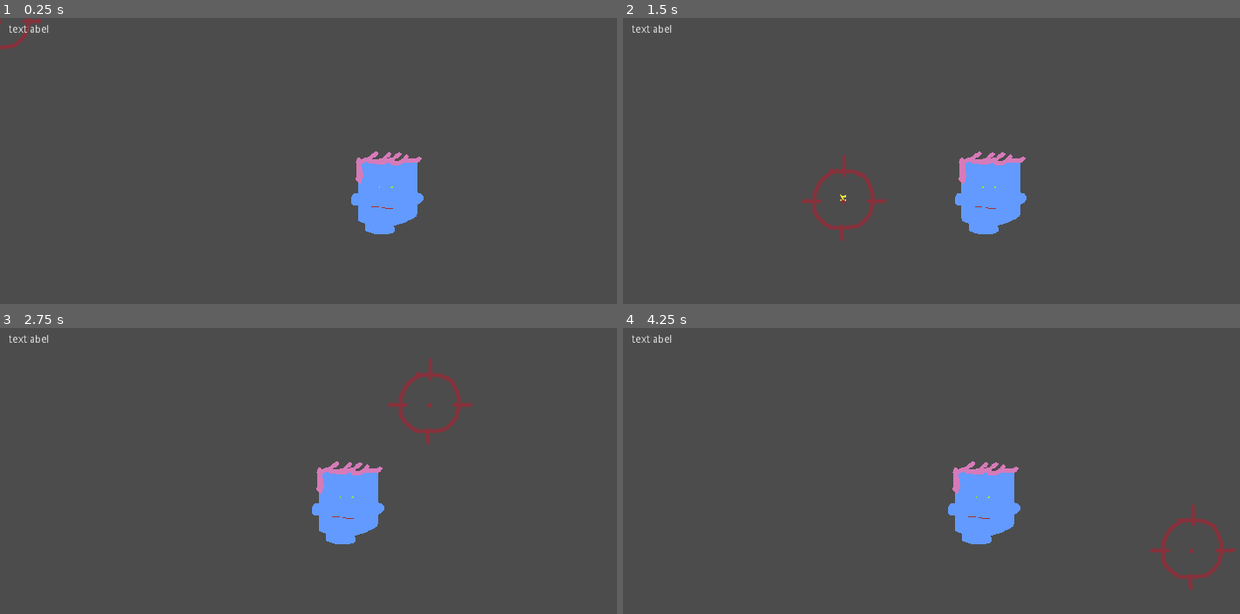
Above: before the commit, frames 1-4 (two rows, left to right).
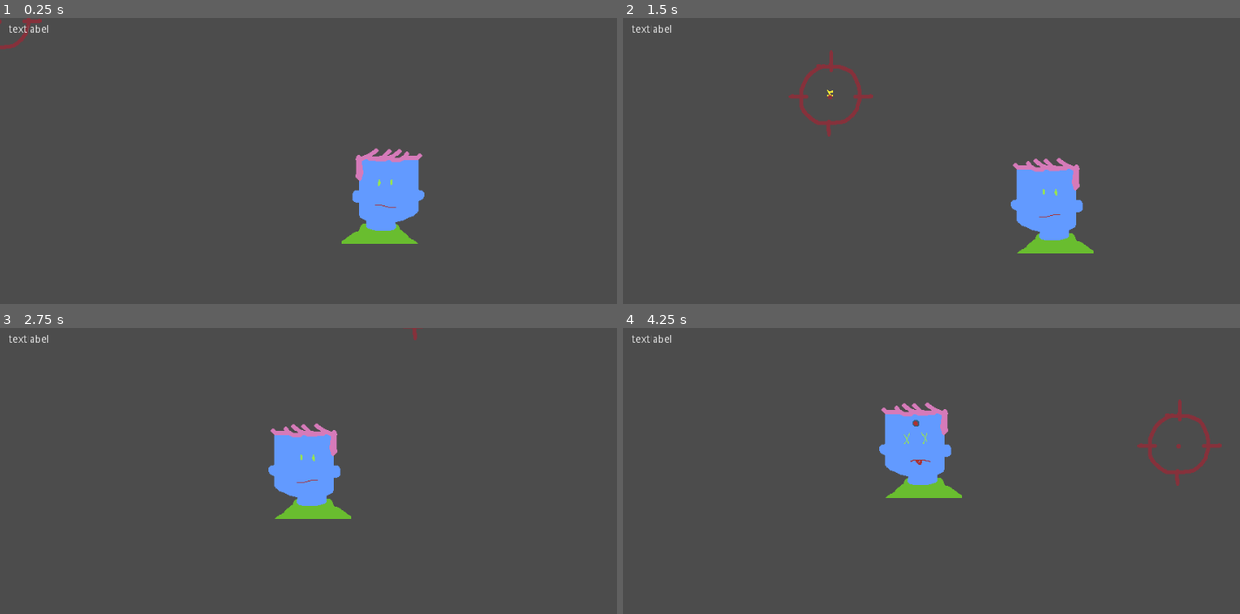
Above: after the commit, the same moments.

Repository: skarnl/godot--gwj31
Game: Godot game, scene res://screens/splash.tscn
Two runs of this game, one before a commit and one after it. Both use one fixed random seed, a clock stepped at 60 frames per second and the inputs below.
Inputs (mouse positions are in pixels of both pictures, inside the frame that each line leads up to):
- Up to frame 1 (0.25 s): no input
- Up to frame 2 (1.5 s): tap Enter at 0.5 s; move the mouse to (1122, 195) at 0.52 s; click (1122, 195) at 0.67 s; move the mouse to (832, 232) at 1.27 s; click (832, 232) at 1.42 s
- Up to frame 3 (2.75 s): move the mouse to (419, 436) at 2.02 s; click (419, 436) at 2.17 s
- Up to frame 4 (4.25 s): move the mouse to (937, 602) at 2.77 s; click (937, 602) at 2.92 s; move the mouse to (1178, 582) at 3.52 s; click (1178, 582) at 3.67 s

The runs differ from the first frame. In frame 1, 1.0% of the frame differs, in the area x 55-69%, y 45-79%; in frame 2, 6.4%; in frame 3, 5.4%; in frame 4, 6.7%, in the area x 41-100%, y 25-92%.

Commit message:
Add target with different states and random walking

Diff:
--- a/entities/target.gd
+++ b/entities/target.gd
@@ -10,28 +10,57 @@
 var current_movement_state = MovementStates.IDLE
 var current_alert_state = AlertnessStates.IGNORANT
 
+var walkToPoint: Vector2 = Vector2.ZERO
+var random = RandomNumberGenerator.new()
+
 func _ready():
-	pass
+	random.randomize()
+	$sprite.play('walk')
+	$ChangeDirectionTimer.connect('timeout', self, '_on_ChangeDirectionTimer_timeout')
+	_on_ChangeDirectionTimer_timeout()
 
 func _process(event) -> void:
-	if (counter > 20):
-		direction = -1
+#	if state is walking
+	walk()
 
-	if (counter < -20):
-		direction = 1
+func walk() -> void:
+	if (global_position.distance_to(walkToPoint) > movementSpeed):
+		var motion = (walkToPoint - global_position)
+		position += (motion.normalized() * movementSpeed)
+	else:
+		changeWalkToPoint()
 
-	counter += direction
 
-	position.x += direction * movementSpeed
+func _on_ChangeDirectionTimer_timeout() -> void:
+	changeWalkToPoint()
 
-func stopMoving() -> void:
-	set_process(false)
+
+func changeWalkToPoint() -> void:
+	print('_on_ChangeDirectionTimer_timeout')
+
+#	prob add a border
+	var screen_size = get_viewport().size
+
+	var xpos: int = random.randi_range(0, screen_size.x)
+	var ypos: int = random.randi_range(0, screen_size.y)
+
+	walkToPoint = Vector2(xpos, ypos)
+
+	var motion = (walkToPoint - global_position)
+	var flip = motion.normalized().x < 0
+	$sprite.flip_h = flip
+
 
 func is_hit(bulletPosition: Vector2) -> bool:
-	var targetWidth = $face.texture.get_width()
-	var targetHeight = $face.texture.get_height()
+	var targetWidth = 126
+	var targetHeight = 146
 
 	var hitHorizontal = bulletPosition.x > position.x - targetWidth / 2 && bulletPosition.x < position.x + targetWidth/2
 	var hitVertical = bulletPosition.y > position.y  - targetHeight / 2 && bulletPosition.y < position.y + targetHeight/2
 
 	return hitHorizontal && hitVertical
+
+
+func hit() -> void:
+	set_process(false)
+	$sprite.play('dead')
--- a/entities/target.tscn
+++ b/entities/target.tscn
@@ -1,26 +1,55 @@
-[gd_scene load_steps=6 format=2]
+[gd_scene load_steps=8 format=2]
 
-[ext_resource path="res://art/target/head.png" type="Texture" id=1]
+[ext_resource path="res://art/target/target.png" type="Texture" id=1]
 [ext_resource path="res://entities/target.gd" type="Script" id=2]
-[ext_resource path="res://art/target/hat.png" type="Texture" id=3]
-[ext_resource path="res://art/target/mouth.png" type="Texture" id=4]
-[ext_resource path="res://art/target/eyes.png" type="Texture" id=5]
 
-[node name="Player" type="Node2D"]
+[sub_resource type="AtlasTexture" id=1]
+flags = 4
+atlas = ExtResource( 1 )
+region = Rect2( 0, 0, 126, 146 )
+
+[sub_resource type="AtlasTexture" id=2]
+flags = 4
+atlas = ExtResource( 1 )
+region = Rect2( 0, 146, 126, 146 )
+
+[sub_resource type="AtlasTexture" id=3]
+flags = 4
+atlas = ExtResource( 1 )
+region = Rect2( 0, 292, 126, 146 )
+
+[sub_resource type="AtlasTexture" id=4]
+flags = 4
+atlas = ExtResource( 1 )
+region = Rect2( 126, 292, 126, 146 )
+
+[sub_resource type="SpriteFrames" id=5]
+animations = [ {
+"frames": [ SubResource( 1 ) ],
+"loop": true,
+"name": "idle",
+"speed": 5.0
+}, {
+"frames": [ SubResource( 2 ) ],
+"loop": true,
+"name": "dead",
+"speed": 5.0
+}, {
+"frames": [ SubResource( 3 ), SubResource( 4 ) ],
+"loop": true,
+"name": "walk",
+"speed": 5.0
+} ]
+
+[node name="Target" type="Node2D"]
 position = Vector2( 489, 241 )
 script = ExtResource( 2 )
 
-[node name="face" type="Sprite" parent="."]
-texture = ExtResource( 1 )
+[node name="sprite" type="AnimatedSprite" parent="."]
+frames = SubResource( 5 )
+animation = "walk"
+frame = 1
 
-[node name="eyes" type="Sprite" parent="."]
-position = Vector2( 1.75, -29.5 )
-texture = ExtResource( 5 )
-
-[node name="mouth" type="Sprite" parent="."]
-position = Vector2( 0, 8 )
-texture = ExtResource( 4 )
-
-[node name="hat" type="Sprite" parent="."]
-position = Vector2( 1.25, -34.75 )
-texture = ExtResource( 3 )
+[node name="ChangeDirectionTimer" type="Timer" parent="."]
+wait_time = 3.0
+autostart = true
--- a/screens/game/game.gd
+++ b/screens/game/game.gd
@@ -2,8 +2,8 @@
 
 var random = RandomNumberGenerator.new()
 
-var screen_size = Vector2.ZERO
 var aimingOffset: Vector2 = Vector2.ZERO
+var OFFSET_RANGE = 200
 
 var DEBUG = OS.is_debug_build()
 
@@ -12,11 +12,10 @@
 func _ready():
 	random.randomize()
 
-	screen_size = get_viewport().size
 	_init_random_offset()
 
 func _init_random_offset():
-	aimingOffset = Vector2(random.randi_range(-100, 100), random.randi_range(-100, 100))
+	aimingOffset = Vector2(random.randi_range(-1 * OFFSET_RANGE, OFFSET_RANGE), random.randi_range(-1 * OFFSET_RANGE, OFFSET_RANGE))
 
 	$DebugCrosshair.aimingOffset = aimingOffset
 
@@ -25,10 +24,7 @@
 		if (event.pressed):
 			var adjustedAimPosition = event.position + aimingOffset
 
-			if (!_check_if_hit(adjustedAimPosition)):
+			if (!$Target.is_hit(adjustedAimPosition)):
 				$ClickSpots.spawnMissedShot(adjustedAimPosition)
 			else:
-				$Target.stopMoving()
-
-func _check_if_hit(position: Vector2) -> bool:
-	return $Target.is_hit(position)
+				$Target.hit()
Binary file changed: art/target/target.aseprite
Binary file added: art/target/target.png
Not shown, added: art/target/target.png.import
